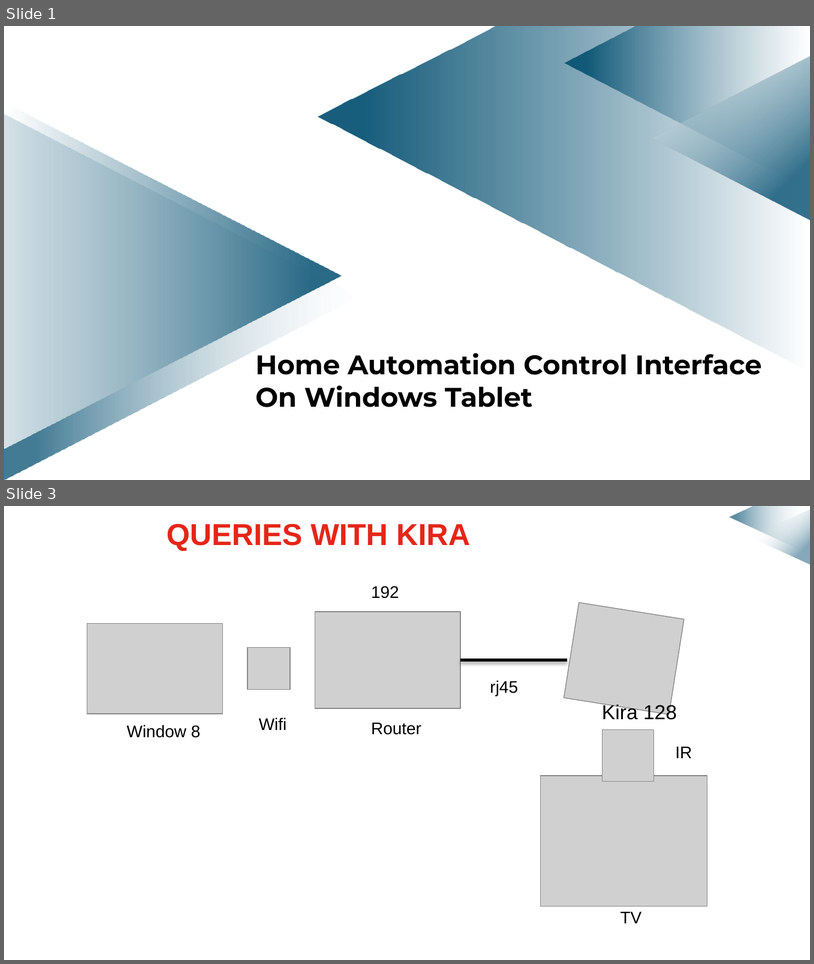
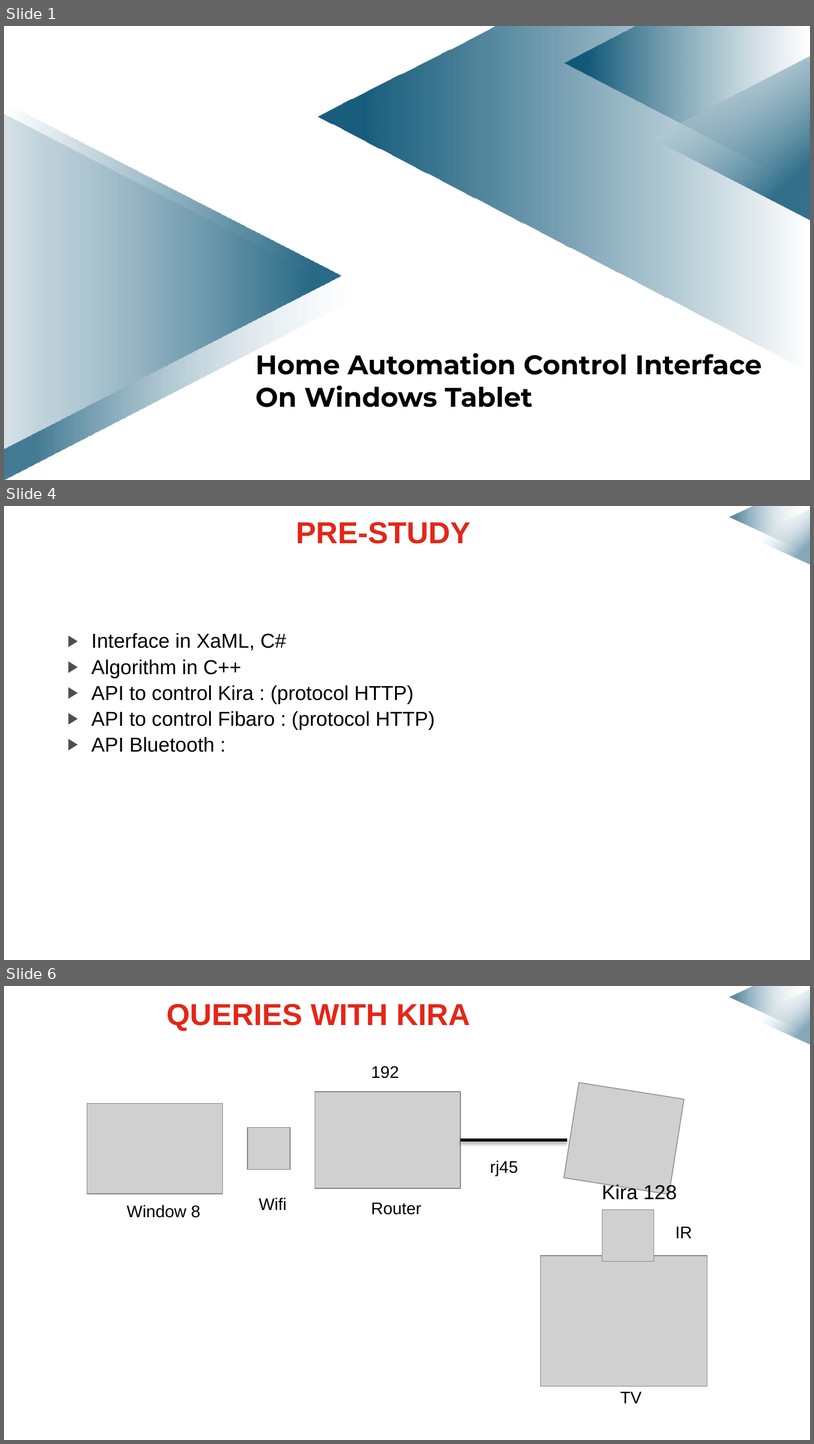
Before and after one commit to mmeven/EP_Domotique_Tablette, a slide deck: Rendu/Diapo_prototype_janvier.pptx. Shown one above the other, each under a label of ours: slides 1 and 3 before the commit, slides 1, 4 and 6 after it; the slides between them are not shown. The pictures are 814x964 and 814x1444 pixels, drawn with LibreOffice and Linux fonts; fonts in the diff are those of the drawing; grey boxes stand for pictures; background and template pictures are left out. Boxes give left, top, right and bottom in pixels: in the first picture for what was removed or moved away, otherwise in the second. Text is boxed around its words. In the diff, an @@ line names an element or a change of style, - is before the commit and + after.

```diff
--- a/Rendu/Diapo_prototype_janvier.pptx
+++ b/Rendu/Diapo_prototype_janvier.pptx
@@ slide 4 added at <box>4,506,810,960</box>, background #FFFFFF; not listed: 2 template elements that a slide beside it also shows @@
@@ title added at <box>296,522,471,544</box>, 27 pt, text #E42618, bold @@
+PRE-STUDY
@@ text added at <box>92,633,435,752</box>, 18 pt, text #000000 @@
+▶ Interface in XaML, C#
+▶ Algorithm in C++
+▶ API to control Kira : (protocol HTTP)
+▶ API to control Fibaro : (protocol HTTP)
+▶ API Bluetooth :
@@ what was slide 3 is now slide 6 @@
```
Also in this commit, not shown: 1 slide changed, 3 other slides added, 1 other file.
